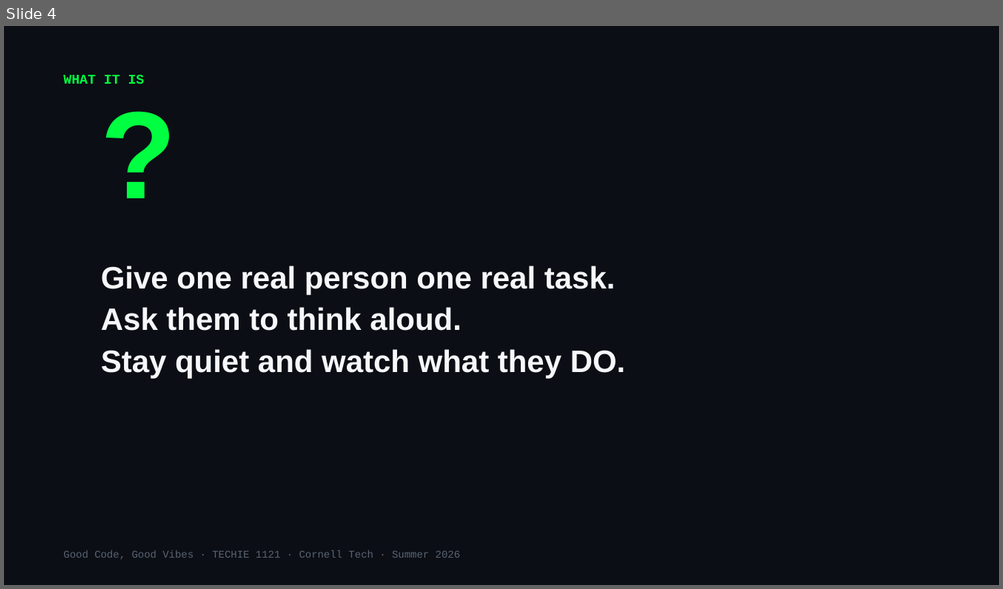
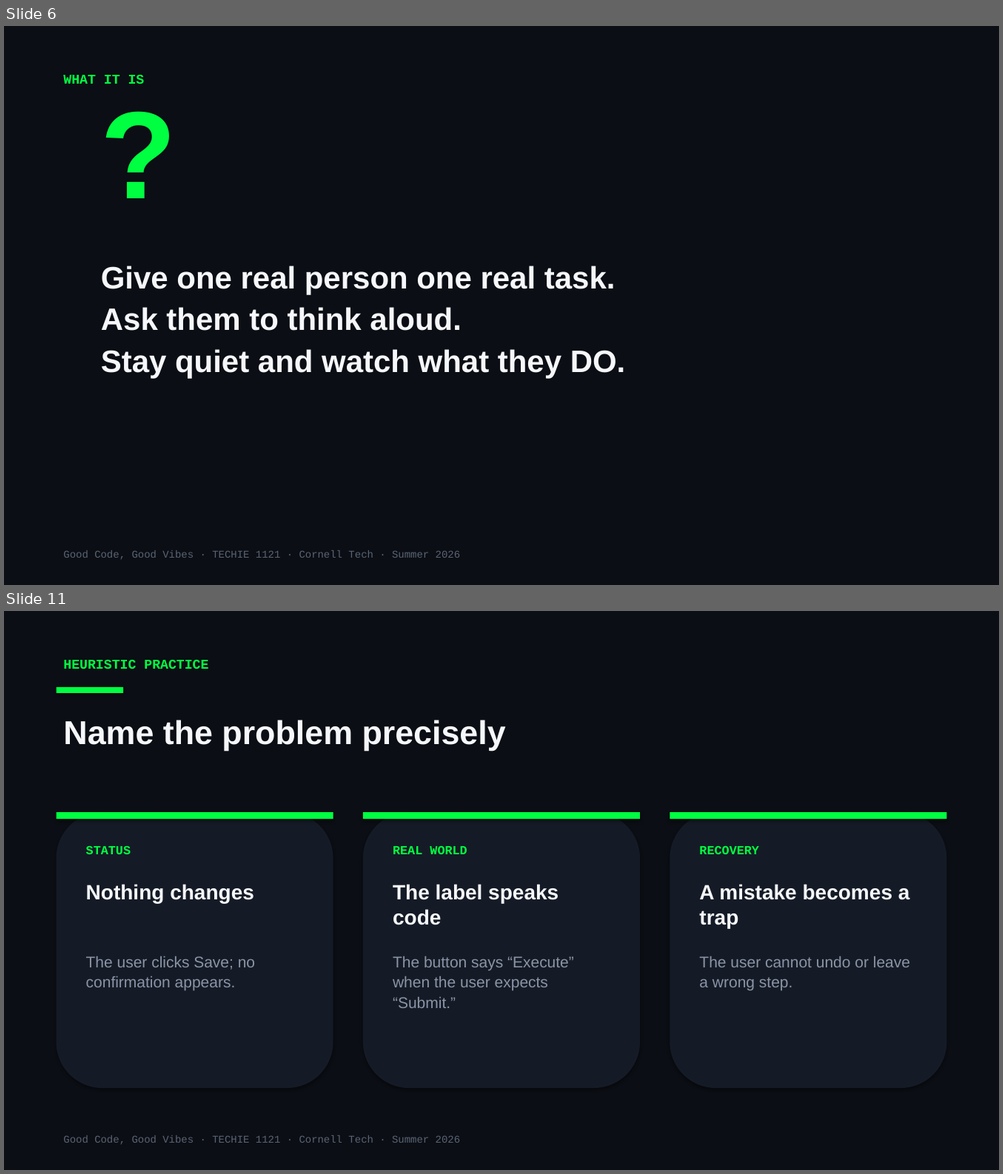
Before and after one commit to Cornell-Tech-Vibe-Coding-Summer-2026/website, a slide deck: slides/Week3-Mon-User-Testing-I.pptx. Shown one above the other, each under a label of ours: slide 4 before the commit, slides 6 and 11 after it; the slides between them are not shown. The pictures are 1003x589 and 1003x1174 pixels, drawn with LibreOffice and Linux fonts; fonts in the diff are those of the drawing. Boxes give left, top, right and bottom in pixels: in the first picture for what was removed or moved away, otherwise in the second. Text is boxed around its words. In the diff, an @@ line names an element or a change of style, - is before the commit and + after.

```diff
--- a/slides/Week3-Mon-User-Testing-I.pptx
+++ b/slides/Week3-Mon-User-Testing-I.pptx
@@ slide 11 added at <box>4,611,999,1170</box>, background #0B0E14 @@
@@ text added at <box>63,660,208,669</box>, 13 pt, text #00FF41, bold @@
+HEURISTIC PRACTICE
@@ rectangle added at <box>57,687,123,693</box>, fill #00FF41 @@
@@ text added at <box>63,720,506,751</box>, 32 pt, text #F5F7FA, bold @@
+Name the problem precisely
@@ rounded rectangle added at <box>57,812,333,1088</box>, fill #151B26 @@
@@ rectangle added at <box>57,812,333,819</box>, fill #00FF41 @@
@@ rounded rectangle added at <box>363,812,640,1088</box>, fill #151B26 @@
@@ rectangle added at <box>363,812,640,819</box>, fill #00FF41 @@
@@ rounded rectangle added at <box>669,812,946,1088</box>, fill #151B26 @@
@@ rectangle added at <box>669,812,946,819</box>, fill #00FF41 @@
@@ text added at <box>86,846,131,854</box>, 12 pt, text #00FF41, bold @@
+STATUS
@@ text added at <box>392,846,466,854</box>, 12 pt, text #00FF41, bold @@
+REAL WORLD
@@ text added at <box>699,846,759,854</box>, 12 pt, text #00FF41, bold @@
+RECOVERY
@@ text added at <box>86,884,254,903</box>, 20 pt, text #F5F7FA, bold @@
+Nothing changes
@@ text added at <box>392,884,558,925</box>, 20 pt, text #F5F7FA, bold @@
+The label speaks code
@@ text added at <box>699,884,910,928</box>, 20 pt, text #F5F7FA, bold @@
+A mistake becomes a trap
@@ text added at <box>86,957,255,991</box>, 15 pt, text #8A94A6 @@
+The user clicks Save; no confirmation appears.
@@ text added at <box>392,957,574,1008</box>, 15 pt, text #8A94A6 @@
+The button says “Execute” when the user expects “Submit.”
@@ text added at <box>699,957,910,991</box>, 15 pt, text #8A94A6 @@
+The user cannot undo or leave a wrong step.
@@ text added at <box>63,1136,460,1145</box>, 10 pt, text #5A6474 @@
+Good Code, Good Vibes · TECHIE 1121 · Cornell Tech · Summer 2026
@@ what was slide 4 is now slide 6 @@
```
Also in this commit, not shown: 14 slides changed, 20 other slides added, 2 slides removed, 3 other files.
